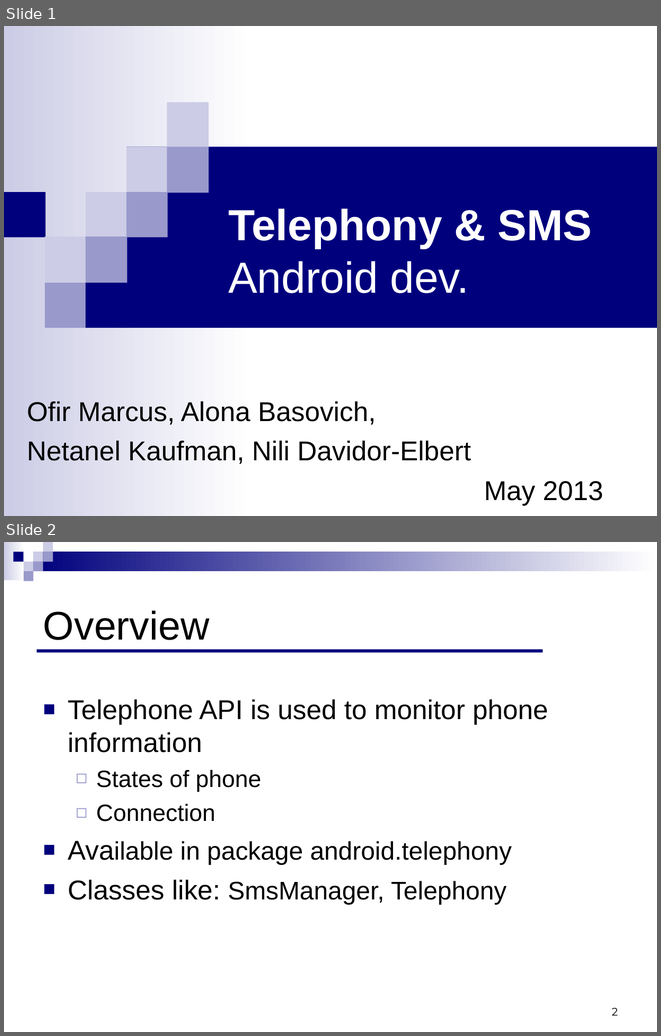
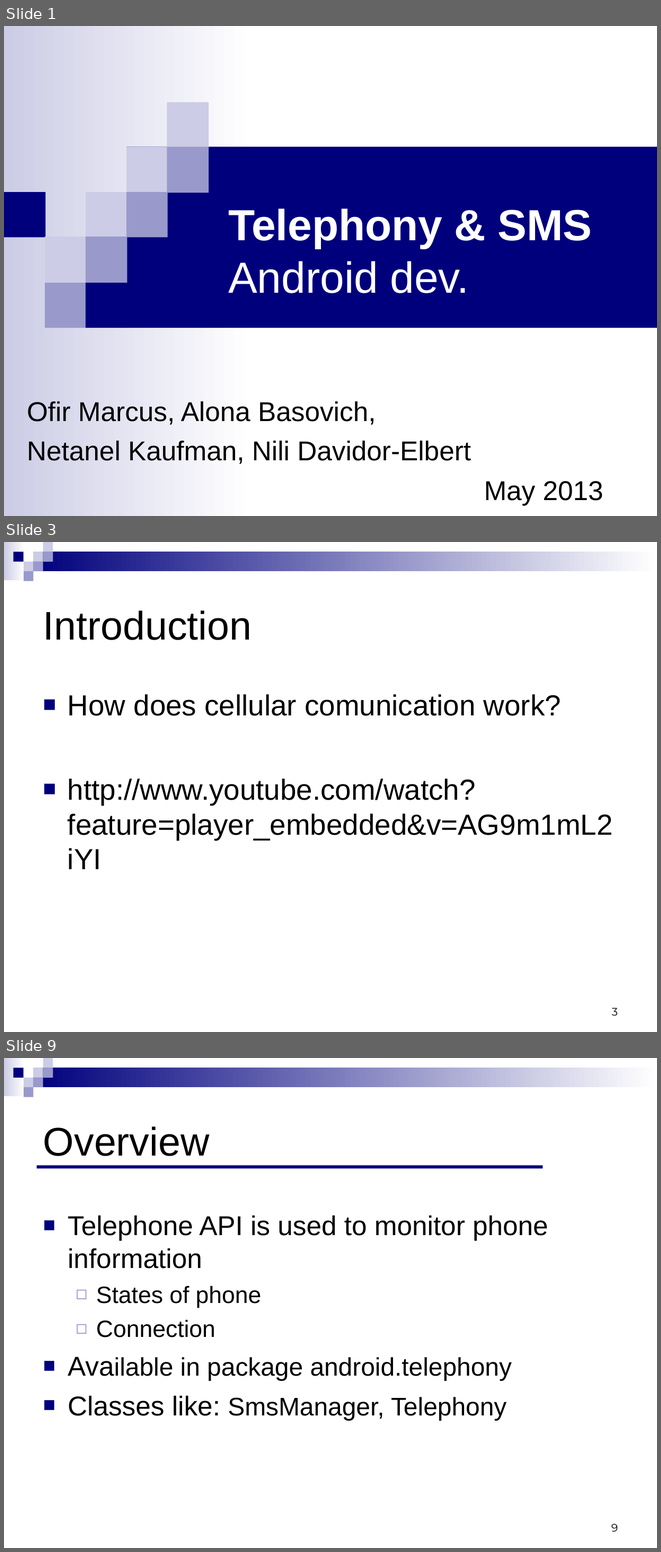
Before and after one commit to ndavidor/SmsTelephony, a slide deck: Telephony&SMS.ppt. Shown one above the other, each under a label of ours: slides 1 and 2 before the commit, slides 1, 3 and 9 after it; the slides between them are not shown. The pictures are 661x1036 and 661x1552 pixels, drawn with LibreOffice and Linux fonts; fonts in the diff are those of the drawing. Boxes give left, top, right and bottom in pixels: in the first picture for what was removed or moved away, otherwise in the second. Text is boxed around its words. In the diff, an @@ line names an element or a change of style, - is before the commit and + after.

```diff
--- a/Telephony&SMS.ppt
+++ b/Telephony&SMS.ppt
@@ slide 3 added at box(4, 542, 657, 1032), background #FFFFFF; not listed: 9 template elements that a slide beside it also shows @@
@@ title added at box(43, 610, 252, 640), 44 pt, text #000000 @@
+Introduction
@@ text added at box(68, 694, 613, 840), 32 pt, text #000000 @@
+■ How does cellular comunication work?
+■ http://www.youtube.com/watch?feature=player_embedded&v=AG9m1mL2iYI
@@ page number added at box(612, 1007, 618, 1015), 12 pt, text #000000 @@
+3
@@ what was slide 2 is now slide 9 @@
@@ page number at box(611, 1523, 618, 1531): text changed @@
-2
+9
```
Also in this commit, not shown: 6 other slides added.
